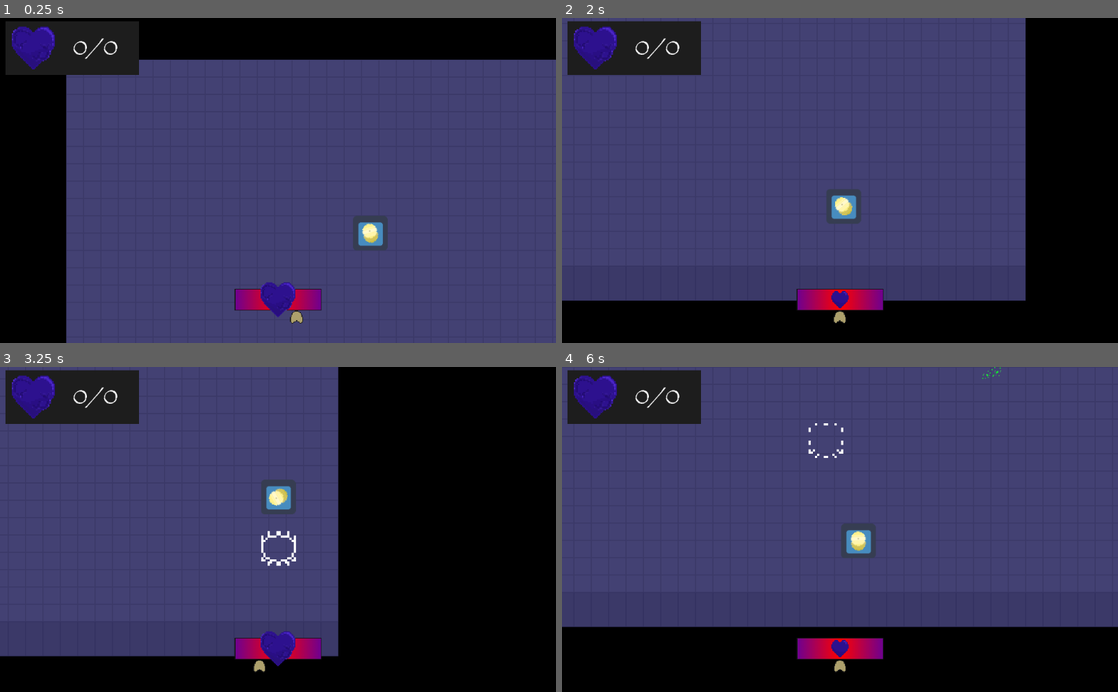
Above: before the commit, frames 1-4 (two rows, left to right).
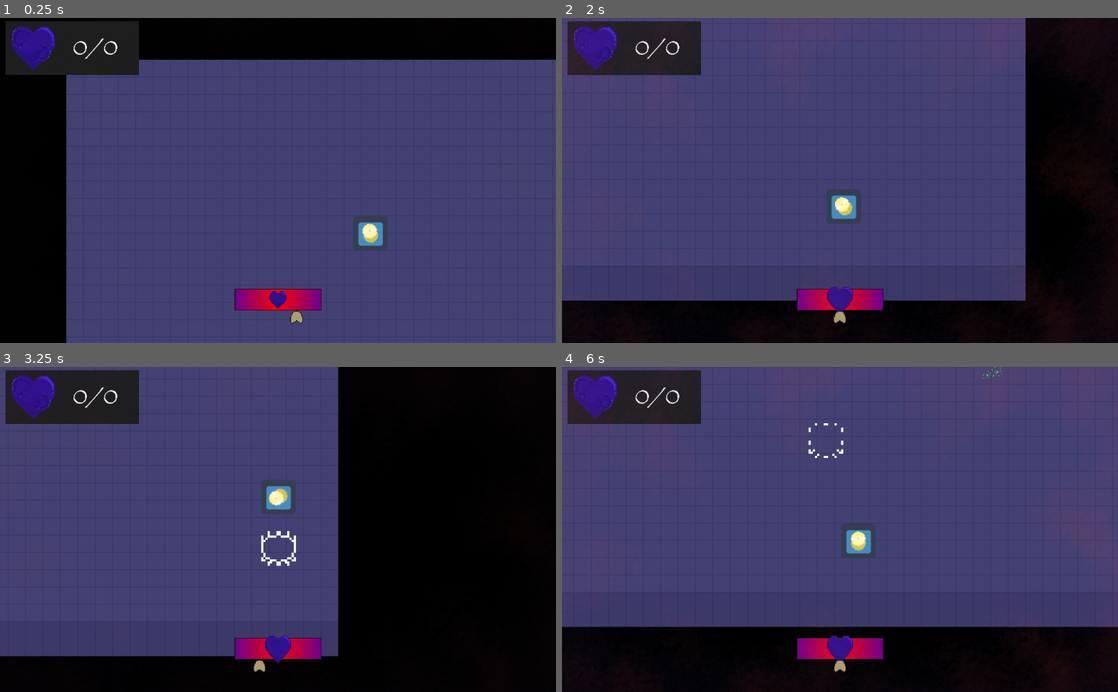
Above: after the commit, the same moments.

Repository: ColdCalzone/GWJ-30
Game: Godot game, scene res://singletons/Game.tscn
The game is run twice, just before and just after one commit, with the same random seed, the same clock (stepped at 60 frames per second) and the same inputs. The project has no main scene, so this scene is started directly. The engine's default icon, where the game draws it, is replaced by a stand-in: a white triangle on a blue panel in a dark square.
Inputs (mouse positions are in pixels of both pictures, inside the frame that each line leads up to):
- Up to frame 1 (0.25 s): no input
- Up to frame 2 (2 s): tap Enter (ui_accept) at 0.5, 0.77, 1.52 s; move the mouse to (962, 164) at 0.52 s; hold D (move_right) 0.53-1.28 s; click (962, 164) at 0.67 s; move the mouse to (728, 196) at 1.27 s; hold S (move_down) from 1.28 s (still down)
- Up to frame 3 (3.25 s): move the mouse to (333, 458) at 2.02 s; release S (move_down) at 2.03 s; hold D (move_right) 2.03-2.78 s; move the mouse to (250, 594) at 2.77 s; hold W (move_up) from 2.78 s (still down); click (250, 594) at 2.92 s; tap Enter (ui_accept) at 3.02 s
- Up to frame 4 (6 s): move the mouse to (1006, 578) at 3.52 s; release W (move_up) at 3.53 s; hold A (move_left) 3.53-5.03 s; tap Enter (ui_accept) at 3.77, 4.52 s; move the mouse to (673, 480) at 4.27 s; move the mouse to (867, 529) at 5.02 s; hold S (move_down) 5.03-5.78 s; click (867, 529) at 5.17 s; move the mouse to (756, 448) at 5.77 s; hold D (move_right) from 5.78 s (still down)

The runs differ from the first frame. In frame 1, 0.4% of the frame differs, in the area x 46-54%, y 81-93%; in frame 2, 0.5%, in the area x 12-100%, y 0-100%; in frame 3, 0.2%; in frame 4, 0.4%.

Commit message:
Made heartbeat effect more prominent.

Diff:
--- a/hud/HUD.tscn
+++ b/hud/HUD.tscn
@@ -1,8 +1,9 @@
-[gd_scene load_steps=4 format=2]
+[gd_scene load_steps=5 format=2]
 
 [ext_resource path="res://hud/Heartbeat.tscn" type="PackedScene" id=1]
 [ext_resource path="res://hud/HealthDisplay.tscn" type="PackedScene" id=2]
 [ext_resource path="res://hud/HUD.gd" type="Script" id=3]
+[ext_resource path="res://hud/PulseVignette.tscn" type="PackedScene" id=4]
 
 [node name="HUD" type="CanvasLayer"]
 script = ExtResource( 3 )
@@ -10,3 +11,5 @@
 [node name="Heartbeat" parent="." instance=ExtResource( 1 )]
 
 [node name="HealthDisplay" parent="." instance=ExtResource( 2 )]
+
+[node name="PulseVignette" parent="." instance=ExtResource( 4 )]
--- a/hud/Heartbeat.gd
+++ b/hud/Heartbeat.gd
@@ -22,3 +22,4 @@
 func beat() -> void:
 	heart_sprite.frame = 0
 	heart_sprite.play("default")
+	AudioManager.play_sfx("beat", get_tree().get_nodes_in_group("player")[0].global_position)
--- /dev/null
+++ b/hud/PulseVignette.gd
@@ -0,0 +1,15 @@
+extends Control
+
+
+
+onready var animation := $AnimationPlayer
+
+
+
+func _ready() -> void:
+	Heartbeat.connect("beat", self, "beat")
+
+
+
+func beat() -> void:
+	animation.play("pulse")
--- /dev/null
+++ b/hud/PulseVignette.tscn
@@ -0,0 +1,41 @@
+[gd_scene load_steps=4 format=2]
+
+[ext_resource path="res://assets/pulse_vignette.png" type="Texture" id=1]
+[ext_resource path="res://hud/PulseVignette.gd" type="Script" id=2]
+
+[sub_resource type="Animation" id=1]
+resource_name = "pulse"
+length = 0.4
+tracks/0/type = "value"
+tracks/0/path = NodePath("TextureRect:modulate")
+tracks/0/interp = 1
+tracks/0/loop_wrap = true
+tracks/0/imported = false
+tracks/0/enabled = true
+tracks/0/keys = {
+"times": PoolRealArray( 0, 0.2, 0.4 ),
+"transitions": PoolRealArray( 1, 1, 1 ),
+"update": 0,
+"values": [ Color( 1, 1, 1, 0.0313726 ), Color( 1, 1, 1, 0.4 ), Color( 1, 1, 1, 0.03 ) ]
+}
+
+[node name="PulseVignette" type="Control"]
+anchor_right = 1.0
+anchor_bottom = 1.0
+script = ExtResource( 2 )
+__meta__ = {
+"_edit_use_anchors_": false
+}
+
+[node name="TextureRect" type="TextureRect" parent="."]
+modulate = Color( 1, 1, 1, 0.0313726 )
+anchor_right = 1.0
+anchor_bottom = 1.0
+texture = ExtResource( 1 )
+expand = true
+__meta__ = {
+"_edit_use_anchors_": false
+}
+
+[node name="AnimationPlayer" type="AnimationPlayer" parent="."]
+anims/pulse = SubResource( 1 )
--- a/singletons/AudioManager.gd
+++ b/singletons/AudioManager.gd
@@ -14,11 +14,13 @@
 onready var bird_chirps_amb = $BirdChirps
 onready var warning = $Warning
 onready var cymbal_crash = $CymbalCrash
+onready var heartbeat = $Heartbeat
 
 onready var sfx = {
 	"swish": swish_sfx,
 	"warning": warning,
-	"cymbal": cymbal_crash
+	"cymbal": cymbal_crash,
+	"beat": heartbeat
 }
 
 onready var music = {
--- a/singletons/AudioManager.tscn
+++ b/singletons/AudioManager.tscn
@@ -7,6 +7,7 @@
 [ext_resource path="res://sfx/warn_sound.ogg" type="AudioStream" id=5]
 [ext_resource path="res://music/Rocken.ogg" type="AudioStream" id=6]
 [ext_resource path="res://sfx/cymbal_crash.ogg" type="AudioStream" id=7]
+[ext_resource path="res://sfx/heartbeat.ogg" type="AudioStream" id=8]
 
 [node name="AudioManager" type="Node2D"]
 script = ExtResource( 1 )
@@ -30,3 +31,6 @@
 
 [node name="CymbalCrash" type="AudioStreamPlayer2D" parent="."]
 stream = ExtResource( 7 )
+
+[node name="Heartbeat" type="AudioStreamPlayer2D" parent="."]
+stream = ExtResource( 8 )
--- a/singletons/Heartbeat.gd
+++ b/singletons/Heartbeat.gd
@@ -5,6 +5,7 @@
 var bpm := 60.0
 var metric := 0.0
 var direction := 1
+var went_in_range := true
 
 onready var step := bpm / 60.0
 
@@ -23,8 +24,12 @@
 
 func metric(delta : float) -> void:
 	metric = clamp(metric + step * direction * delta * 2.0, MIN, MAX)
-	if is_in_range():
+
+	if is_in_range() && !went_in_range:
+		went_in_range = true
 		emit_signal("beat")
+	elif !is_in_range():
+		went_in_range = false
 
 	if metric in [MIN, MAX]:
 		direction *= -1
Binary file added: assets/pulse_vignette.png
Not shown, added: assets/pulse_vignette.png.import
Not shown, added: sfx/heartbeat.ogg.import
Not shown: 1 places in singletons/AudioManager.tscn that only renumber resources
Not shown, added: sfx/heartbeat.ogg
